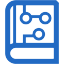
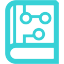
Revision of a layered 64px x 64px image; what changed, layer by layer:
pixels changed over [5, 0, 59, 64] (layer not identified)